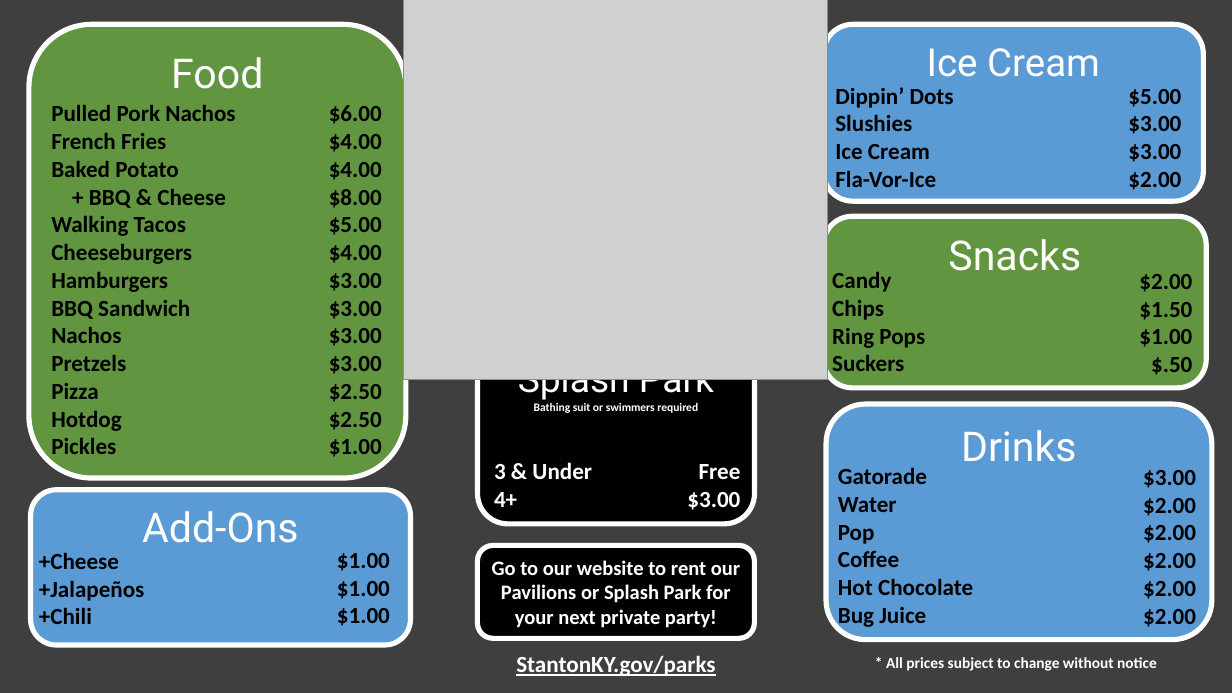
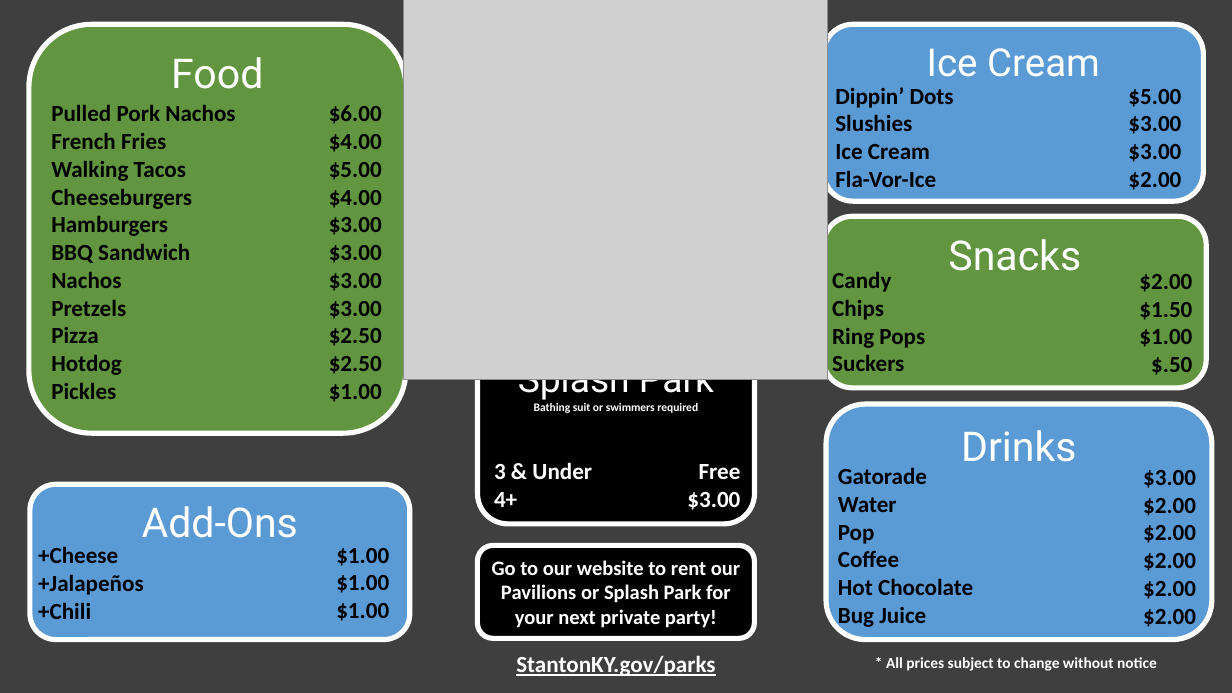
Before and after one commit to CityOfStanton/Kiosk-Client-Content, a slide deck: slide 1 of Assets/Menu/TournamentMenu/TournamentMenu.pptx. Drawn at 1232x693 pixels with LibreOffice and Linux fonts; fonts in the diff are those of the drawing; grey boxes stand for pictures. Boxes give left, top, right and bottom in pixels: in the first picture for what was removed or moved away, otherwise in the second. Text is boxed around its words. In the diff, an @@ line names an element or a change of style, - is before the commit and + after.

```diff
--- a/Assets/Menu/TournamentMenu/TournamentMenu.pptx
+++ b/Assets/Menu/TournamentMenu/TournamentMenu.pptx
@@ rounded rectangle "Food": place and size @@
-rounded rectangle "Food" at <box>29,24,406,478</box>
+rounded rectangle "Food" at <box>29,24,406,433</box>
@@ text at <box>51,161,226,208</box>: paragraphs removed @@
-Baked Potato
-+ BBQ & Cheese
@@ text at <box>329,162,382,208</box>: paragraphs removed @@
-$4.00
-$8.00
@@ 2 texts, 1 rounded rectangle: place and size @@
-2 texts, 1 rounded rectangle at <box>31,490,411,645</box>
+2 texts, 1 rounded rectangle at <box>30,484,410,639</box>
```
Also in this commit, not shown: 1 other file.
